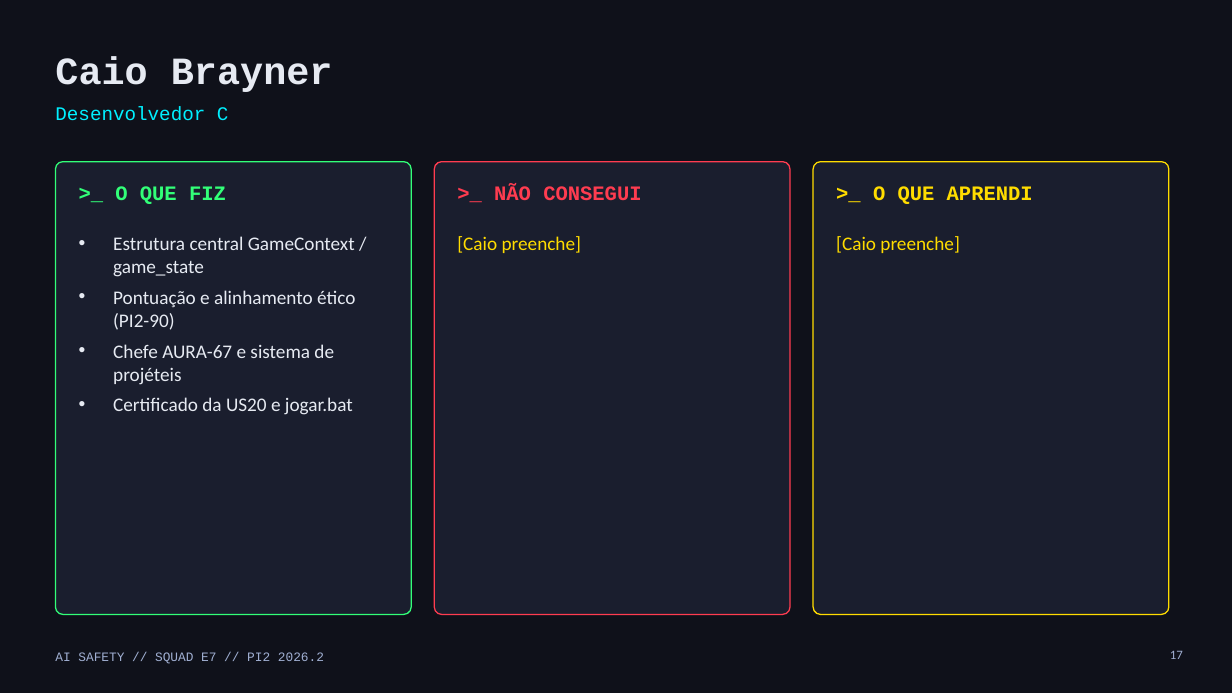
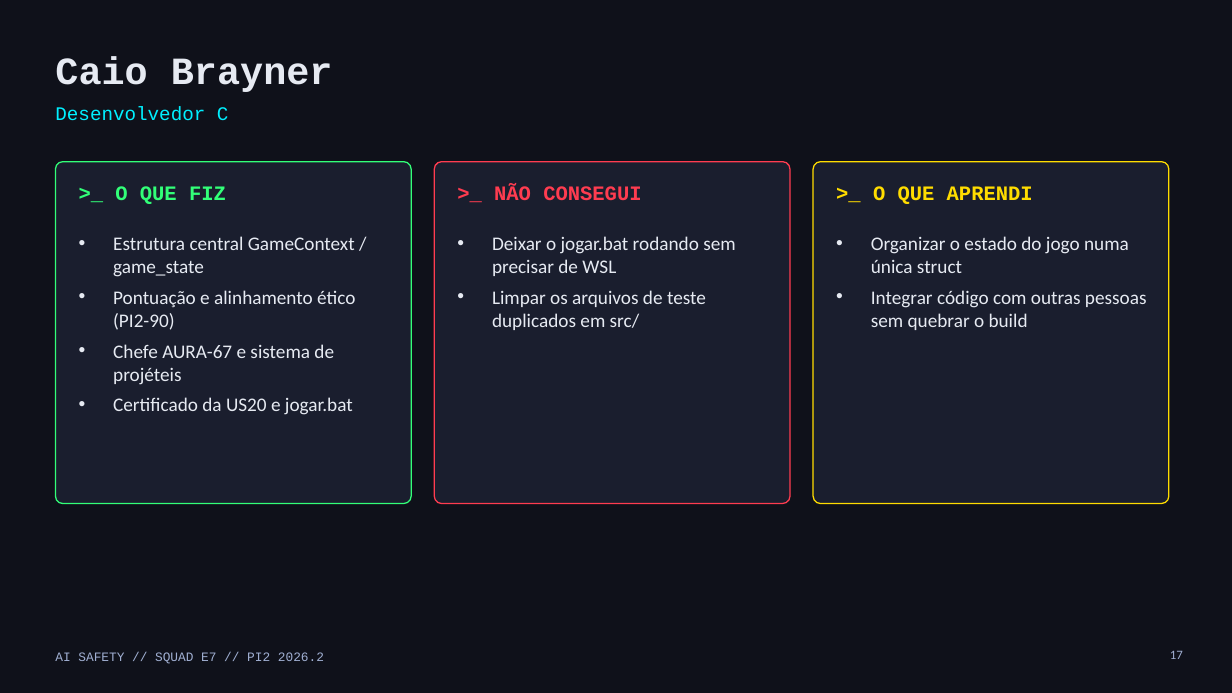
Before and after one commit to vdornelass/pi2-squad-e7, a slide deck: slide 17 of docs/apresentacao_final/apresentacao_final_squad_e7.pptx. Drawn at 1232x693 pixels with LibreOffice and Linux fonts; fonts in the diff are those of the drawing. Boxes give left, top, right and bottom in pixels: in the first picture for what was removed or moved away, otherwise in the second. Text is boxed around its words. In the diff, an @@ line names an element or a change of style, - is before the commit and + after.

```diff
--- a/docs/apresentacao_final/apresentacao_final_squad_e7.pptx
+++ b/docs/apresentacao_final/apresentacao_final_squad_e7.pptx
@@ rounded rectangle: place and size @@
-rounded rectangle at box(55, 162, 411, 615)
+rounded rectangle at box(55, 162, 411, 504)
@@ rounded rectangle: place and size @@
-rounded rectangle at box(434, 162, 790, 615)
+rounded rectangle at box(434, 162, 790, 504)
@@ proportions changed in 3 elements at box(55, 162, 411, 504), box(434, 162, 790, 504), box(813, 162, 1169, 504) @@
@@ rounded rectangle: place and size @@
-rounded rectangle at box(813, 162, 1169, 615)
+rounded rectangle at box(813, 162, 1169, 504)
@@ text at box(492, 236, 735, 330): text changed; text colour #FFDC00 to #E6EAF2 @@
-[Caio preenche]
+• Deixar o jogar.bat rodando sem precisar de WSL
+• Limpar os arquivos de teste duplicados em src/
@@ text at box(871, 236, 1147, 330): text changed; text colour #FFDC00 to #E6EAF2 @@
-[Caio preenche]
+• Organizar o estado do jogo numa única struct
+• Integrar código com outras pessoas sem quebrar o build
```
Also in this commit, not shown: 11 other slides changed, 3 other files.
